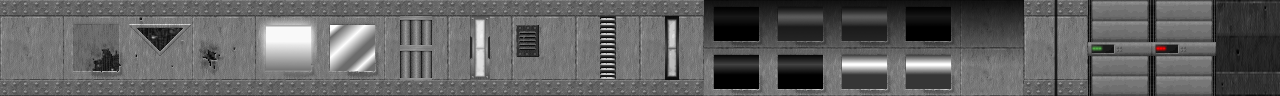
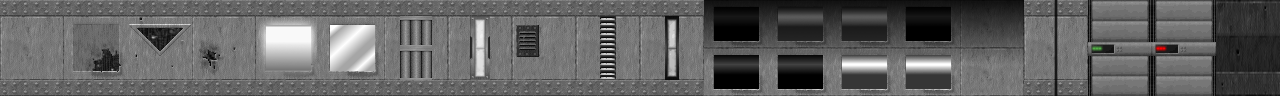
Layers edited between the first and the second 1280×96 image:
removed layer "Visible" over [left=330, top=25, right=951, bottom=90]
